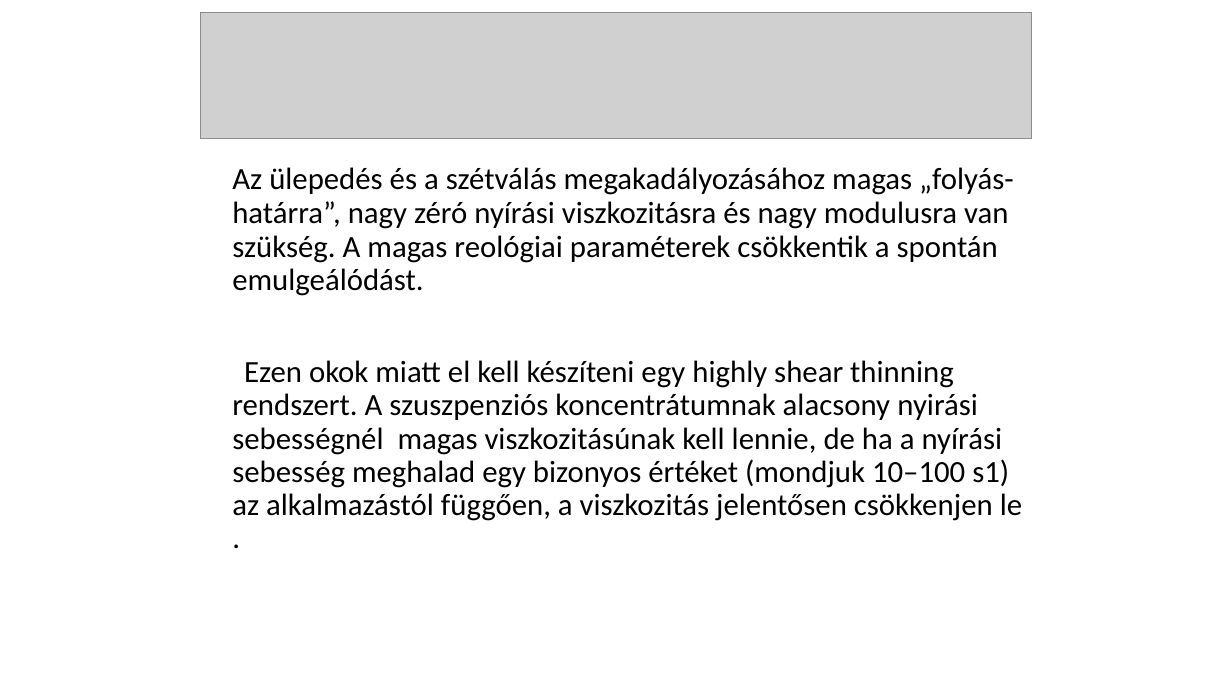
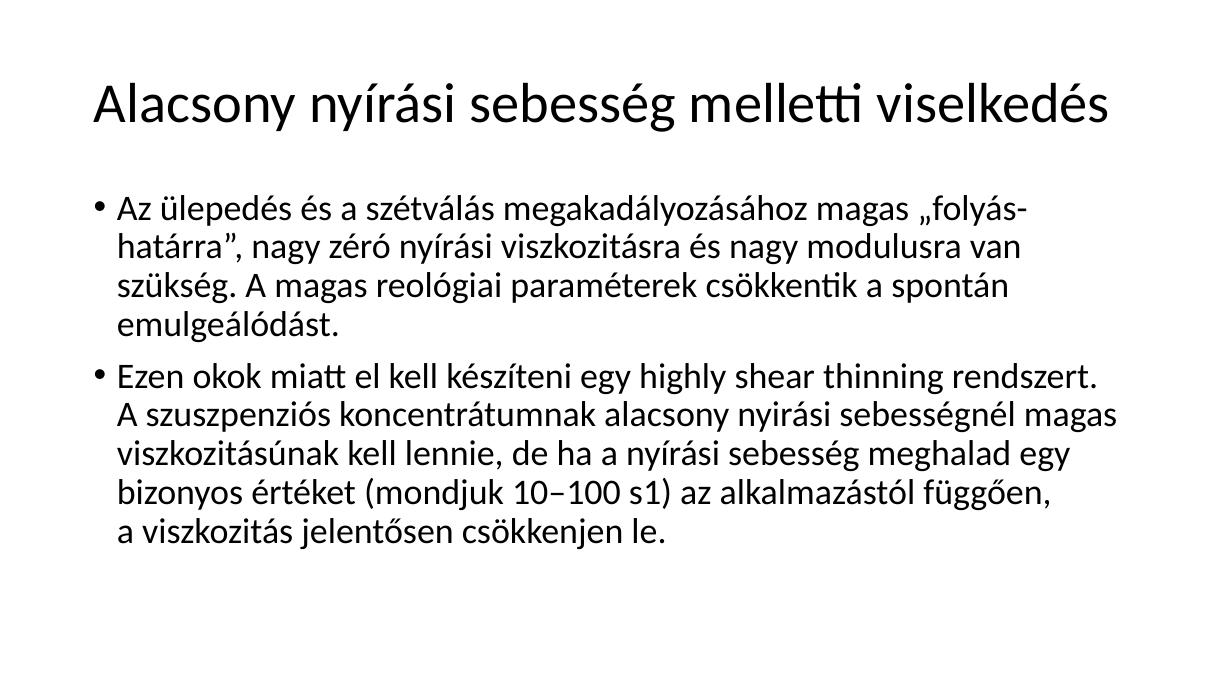
Before and after one commit to LilianaBohus/chemistry-presenations, a slide deck: slide 34 of oil-based-suspensions.ppt. Drawn at 1232x693 pixels with LibreOffice and Linux fonts; fonts in the diff are those of the drawing; grey boxes stand for pictures. Boxes give left, top, right and bottom in pixels: in the first picture for what was removed or moved away, otherwise in the second. Text is boxed around its words. In the diff, an @@ line names an element or a change of style, - is before the commit and + after.

```diff
--- a/oil-based-suspensions.ppt
+++ b/oil-based-suspensions.ppt
@@ picture removed at box(200, 12, 1032, 139) @@
@@ title added at box(94, 82, 1110, 132), 44 pt, text #000000 @@
+Alacsony nyírási sebesség melletti viselkedés
@@ text "Az ülepedés és a szétválás ...": place and size @@
-text "Az ülepedés és a szétválás ..." at box(232, 167, 1022, 521)
+text "Az ülepedés és a szétválás ..." at box(117, 195, 1117, 549)
@@ text at box(117, 195, 1027, 342): size 24 to 28 pt in "Az ülepedés és a szétválás megakadályozásához magas ..."; bullet none to • @@
@@ text at box(117, 363, 1117, 549): text changed; size 24 to 28 pt @@
-Ezen okok miatt el kell készíteni egy highly shear thinning rendszert. A szuszpenziós koncentrátumnak alacsony nyirási sebességnél magas viszkozitásúnak kell lennie, de ha a nyírási sebesség meghalad egy bizonyos értéket (mondjuk 10–100 s1) az alkalmazástól függően, a viszkozitás jelentősen csökkenjen le .
+• Ezen okok miatt el kell készíteni egy highly shear thinning rendszert.
+  A szuszpenziós koncentrátumnak alacsony nyirási sebességnél magas viszkozitásúnak kell lennie, de ha a nyírási sebesség meghalad egy bizonyos értéket (mondjuk 10–100 s1) az alkalmazástól függően,
+  a viszkozitás jelentősen csökkenjen le.
```
Also in this commit, not shown: 22 other slides changed, 2 slides added, 2 slides removed.
